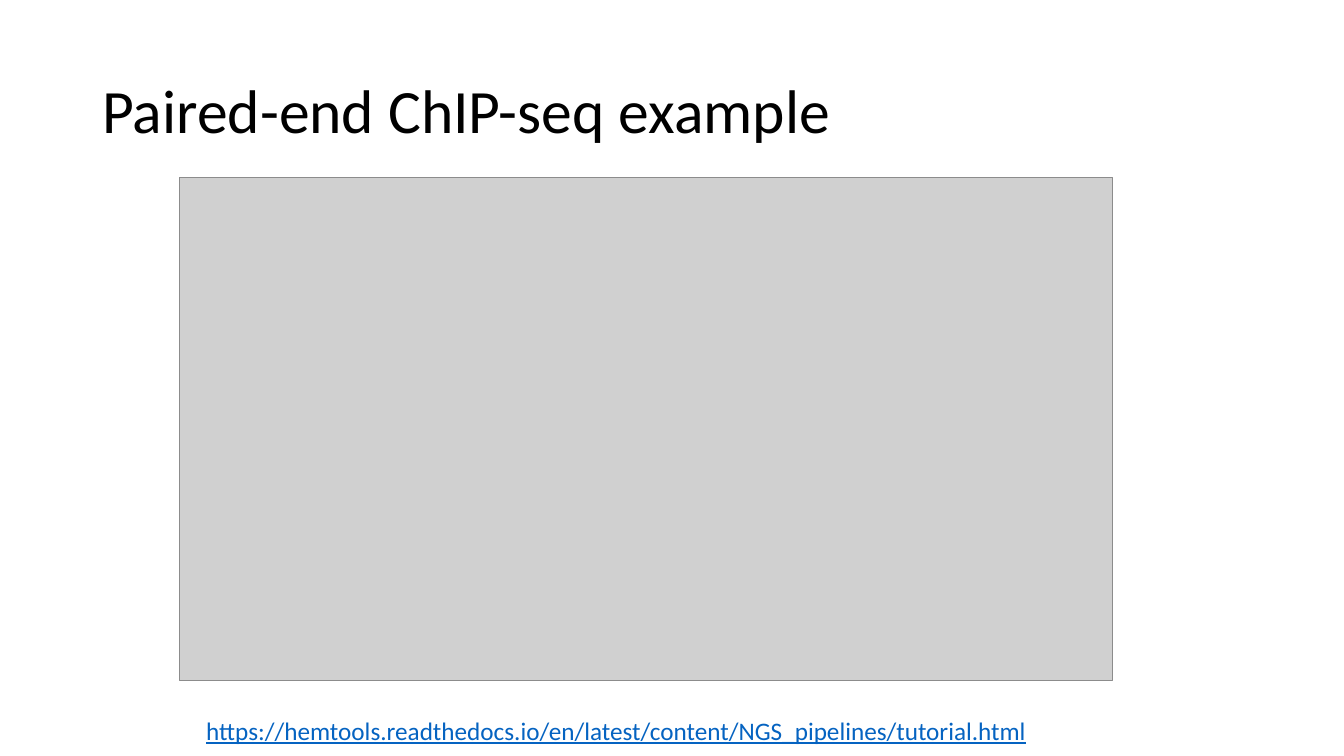
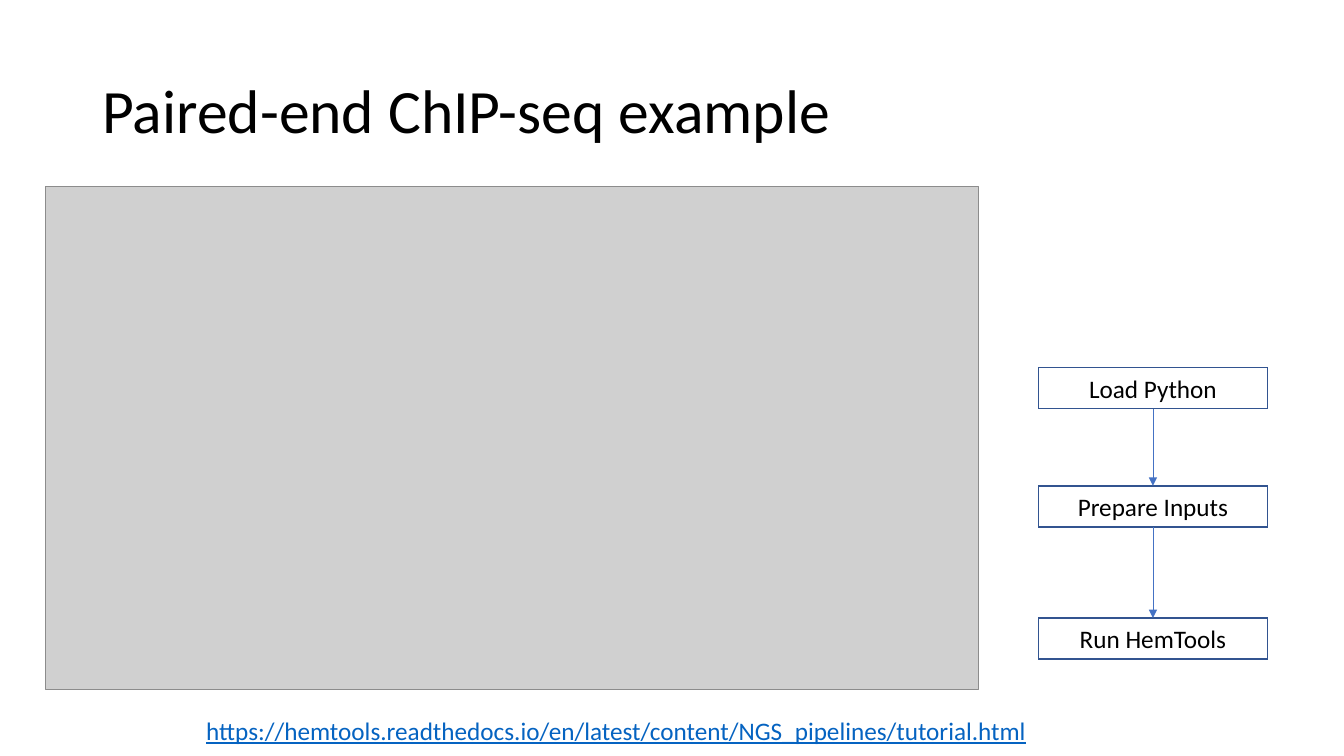
Before and after one commit to YichaoOU/HemTools, a slide deck: slide 16 of HemTools Tutorial.pptx (slide 12 before the commit). Drawn at 1344x756 pixels with LibreOffice and Linux fonts; fonts in the diff are those of the drawing; grey boxes stand for pictures. Boxes give left, top, right and bottom in pixels: in the first picture for what was removed or moved away, otherwise in the second. Text is boxed around its words. In the diff, an @@ line names an element or a change of style, - is before the commit and + after.

```diff
--- a/HemTools Tutorial.pptx
+++ b/HemTools Tutorial.pptx
@@ picture: place and size @@
-picture at [179,177,1113,681]
+picture at [45,187,979,690]
@@ rectangle added at [1038,368,1268,409], outline #325491 1 pt, 18 pt, text #000000 @@
+Load Python
@@ arrow added from (1153, 408) to (1153, 486), #4472C4 0.5 pt @@
@@ rectangle added at [1038,486,1268,527], outline #325491 1 pt, 18 pt, text #000000 @@
+Prepare Inputs
@@ arrow added from (1153, 527) to (1153, 618), #4472C4 0.5 pt @@
@@ rectangle added at [1038,618,1268,659], outline #325491 1 pt, 18 pt, text #000000 @@
+Run HemTools
```
Also in this commit, not shown: 8 other slides changed, 6 slides added, 3 other files.
